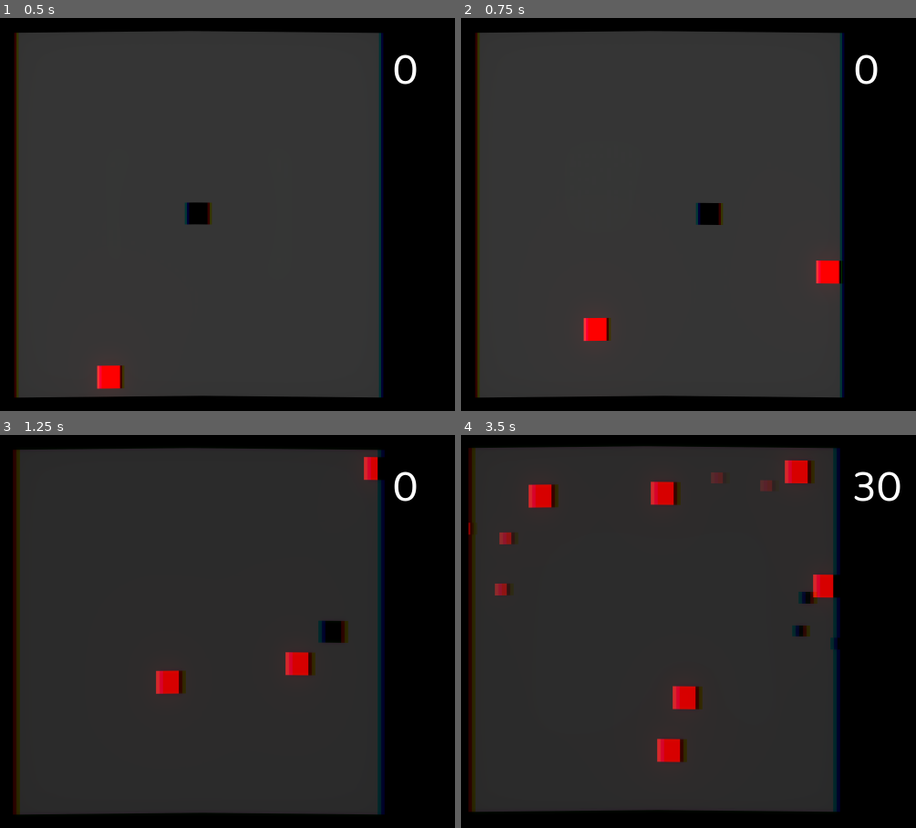
Above: before the commit, frames 1-4 (two rows, left to right).
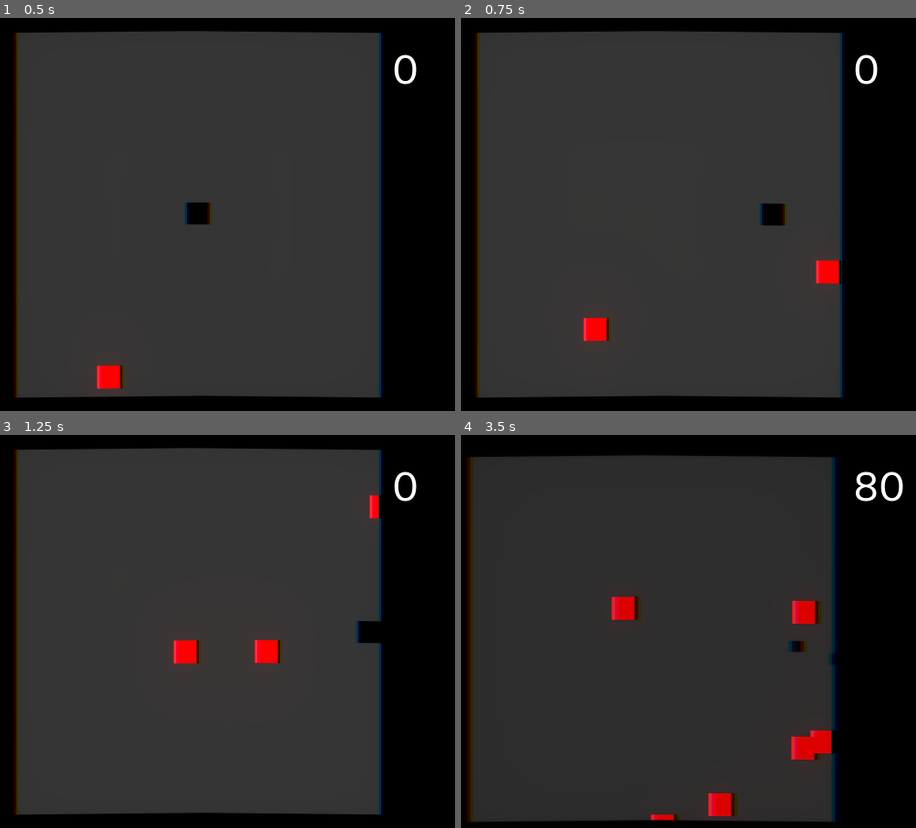
Above: after the commit, the same moments.

Repository: mariothedog/Dodge-and-Explode-
Game: Godot game, scene res://Levels/Endless Level.tscn
The game is run twice, just before and just after one commit, with the same random seed, the same clock (stepped at 60 frames per second) and the same inputs. The engine's default icon, where the game draws it, is replaced by a stand-in: a white triangle on a blue panel in a dark square.
Inputs:
- Up to frame 1 (0.5 s): no input
- Up to frame 2 (0.75 s): hold D (move_right) from 0.53 s (still down); tap Space (dash, bound only after the commit) at 0.6 s
- Up to frame 3 (1.25 s): keep holding D (move_right)
- Up to frame 4 (3.5 s): release D (move_right) at 1.28 s; hold S (move_down) 1.28-2.03 s; tap Space (dash, bound only after the commit) at 1.35, 2.1, 2.85 s; hold D (move_right) 2.03-2.78 s; hold W (move_up) from 2.78 s (still down)

Frame 1 is identical in both runs. In frame 2, 0.7% of the frame differs, in the area x 51-72%, y 47-53%; in frame 3, 3.7%; in frame 4, 11%, in the area x 1-98%, y 2-99%.

Commit message:
Added dashing. Made the player naturally faster. Increased the enemy collision hitbox.

Diff:
--- a/Enemies/Enemy.tscn
+++ b/Enemies/Enemy.tscn
@@ -3,7 +3,7 @@
 [ext_resource path="res://Enemies/Enemy.gd" type="Script" id=1]
 
 [sub_resource type="RectangleShape2D" id=1]
-extents = Vector2( 12, 12 )
+extents = Vector2( 15, 15 )
 
 [node name="Enemy" type="KinematicBody2D"]
 collision_layer = 4
--- a/Player/Player.gd
+++ b/Player/Player.gd
@@ -5,14 +5,18 @@
 signal slow_mo_disabled
 signal dead
 
-# Movement constants
-const SPEED = 350
-
 # Main variables
 var dead = false
 
+# Movement constants
+const SPEED = 400
+const DASH_SPEED = 2000
+const DASH_DURATION = 0.05
+
 # Movement variables
 var velocity = Vector2()
+var dash = false
+var currently_dashing = false
 
 # Slow-mo constants
 const END_SPEED = 1
@@ -30,13 +34,14 @@
 func _ready():
 	Engine.time_scale = 1
 
+	$Dash.wait_time = DASH_DURATION
+
 func _physics_process(_delta):
-	if get_parent().restarting:
-		if not dead:
+	if not dead:
+		if get_parent().restarting:
 			position = position.move_toward(get_parent().centre, move_to_centre_speed)
-	else:
-		get_input()
-	if not dead:
+		else:
+			get_input()
 		movement()
 
 func get_input():
@@ -52,7 +57,17 @@
 	if Input.is_action_pressed("move_down"):
 		input_vel.y += 1
 
-	velocity = input_vel.normalized() * SPEED
+	if Input.is_action_just_pressed("dash"):
+		currently_dashing = true
+		$Dash.start()
+
+	if currently_dashing:
+		if input_vel == Vector2.ZERO:
+			velocity = velocity.normalized() * DASH_SPEED
+		else:
+			velocity = input_vel.normalized() * DASH_SPEED
+	else:
+		velocity = input_vel.normalized() * SPEED
 
 func movement():
 	velocity = move_and_slide(velocity)
@@ -122,3 +137,6 @@
 func disable_collision_shapes():
 	$CollisionShape2D.set_deferred("disabled", true)
 	$"Slow-mo Activator/CollisionShape2D".set_deferred("disabled", true)
+
+func _on_Dash_timeout():
+	currently_dashing = false
--- a/Player/Player.tscn
+++ b/Player/Player.tscn
@@ -62,5 +62,10 @@
 shape = SubResource( 2 )
 
 [node name="Tween" type="Tween" parent="."]
+
+[node name="Dash" type="Timer" parent="."]
+wait_time = 0.05
+one_shot = true
 [connection signal="body_entered" from="Slow-mo Activator" to="." method="_on_Slowmo_Activator_body_entered"]
 [connection signal="body_exited" from="Slow-mo Activator" to="." method="_on_Slowmo_Activator_body_exited"]
+[connection signal="timeout" from="Dash" to="." method="_on_Dash_timeout"]
--- a/project.godot
+++ b/project.godot
@@ -54,6 +54,11 @@
 , Object(InputEventKey,"resource_local_to_scene":false,"resource_name":"","device":0,"alt":false,"shift":false,"control":false,"meta":false,"command":false,"pressed":false,"scancode":16777234,"unicode":0,"echo":false,"script":null)
  ]
 }
+dash={
+"deadzone": 0.5,
+"events": [ Object(InputEventKey,"resource_local_to_scene":false,"resource_name":"","device":0,"alt":false,"shift":false,"control":false,"meta":false,"command":false,"pressed":false,"scancode":32,"unicode":0,"echo":false,"script":null)
+ ]
+}
 restart={
 "deadzone": 0.5,
 "events": [ Object(InputEventKey,"resource_local_to_scene":false,"resource_name":"","device":0,"alt":false,"shift":false,"control":false,"meta":false,"command":false,"pressed":false,"scancode":82,"unicode":0,"echo":false,"script":null)
